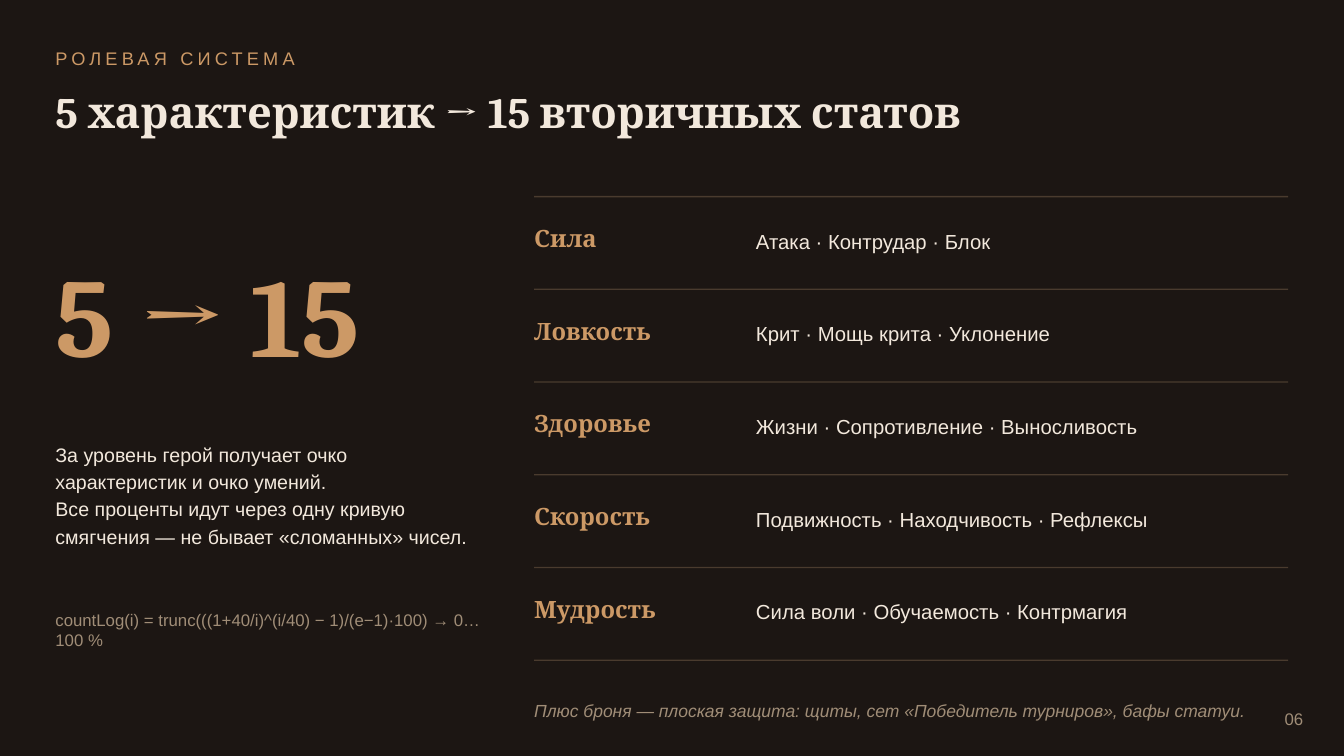
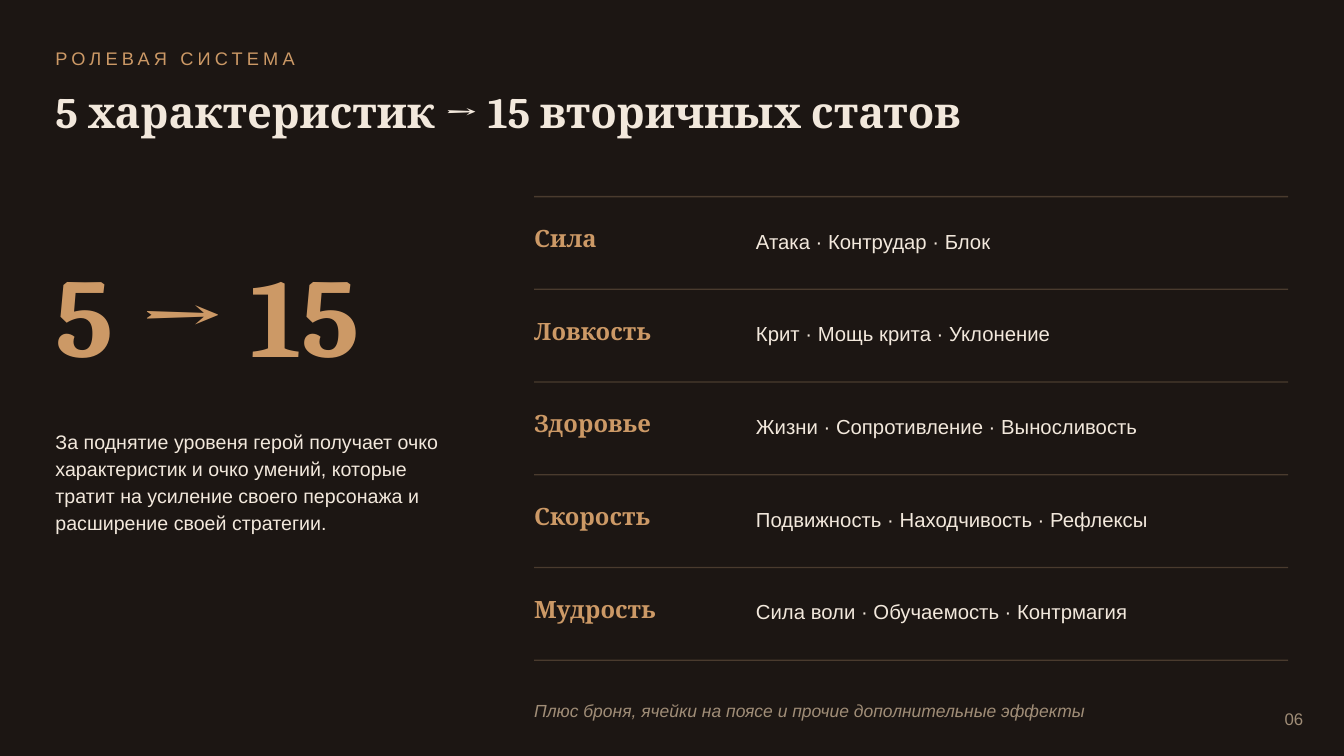
Before and after one commit to elcarer/immersion, a slide deck: slide 6 of PRESENTATION.pptx. Drawn at 1344x756 pixels with LibreOffice and Linux fonts; fonts in the diff are those of the drawing. Boxes give left, top, right and bottom in pixels: in the first picture for what was removed or moved away, otherwise in the second. Text is boxed around its words. In the diff, an @@ line names an element or a change of style, - is before the commit and + after.

```diff
--- a/PRESENTATION.pptx
+++ b/PRESENTATION.pptx
@@ text at (55, 434, 438, 534): text changed @@
-За уровень герой получает очко характеристик и очко умений.
-Все проценты идут через одну кривую смягчения — не бывает «сломанных» чисел.
+За поднятие уровеня герой получает очко характеристик и очко умений, которые тратит на усиление своего персонажа и расширение своей стратегии.
@@ text removed at (55, 614, 480, 646) @@
-countLog(i) = trunc(((1+40/i)^(i/40) − 1)/(e−1)·100) → 0…100 %
@@ text at (534, 704, 1085, 721): text changed @@
-Плюс броня — плоская защита: щиты, сет «Победитель турниров», бафы статуи.
+Плюс броня, ячейки на поясе и прочие дополнительные эффекты
```
Also in this commit, not shown: 9 other slides changed, 5 slides removed, 40 other files.
